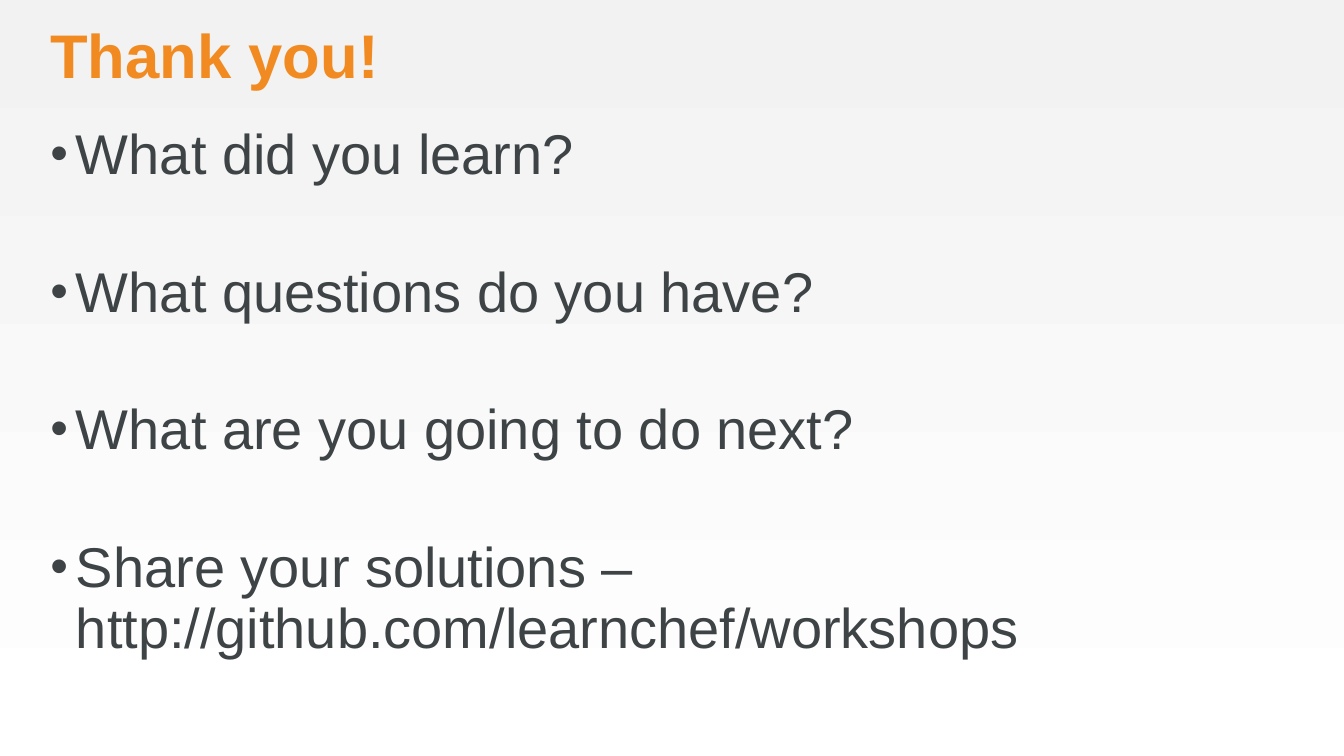
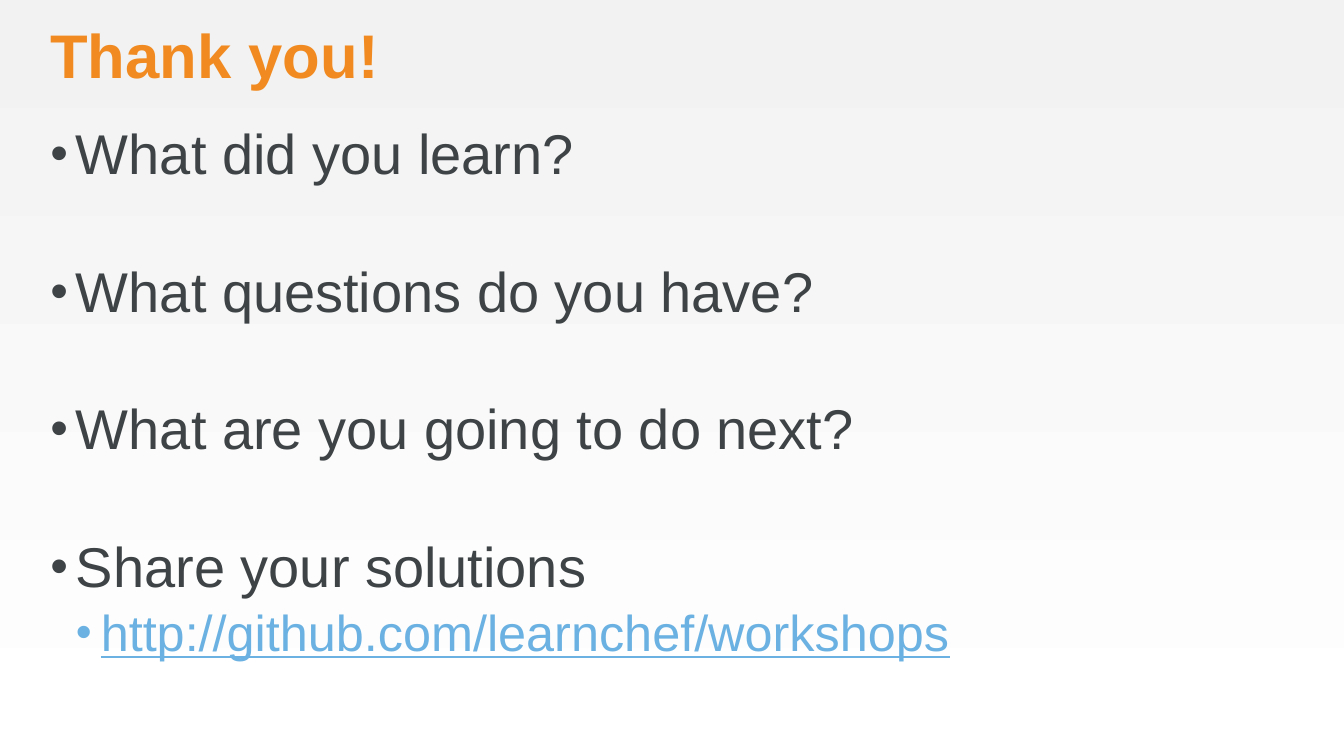
Before and after one commit to chef-training/workshops, a slide deck: slide 44 of Awesome_Appliance_Repair/AwesomeApplicanceRepair.pptx (slide 41 before the commit). Drawn at 1344x756 pixels with LibreOffice and Linux fonts; fonts in the diff are those of the drawing; background and template pictures are left out. Boxes give left, top, right and bottom in pixels: in the first picture for what was removed or moved away, otherwise in the second. Text is boxed around its words. In the diff, an @@ line names an element or a change of style, - is before the commit and + after.

```diff
--- a/Awesome_Appliance_Repair/AwesomeApplicanceRepair.pptx
+++ b/Awesome_Appliance_Repair/AwesomeApplicanceRepair.pptx
@@ text at [76, 546, 949, 661]: text changed; size 40 to 36 pt; text colour #3E4346 to #6BB2E2 @@
-• Share your solutions – http://github.com/learnchef/workshops
+• Share your solutions
+  • http://github.com/learnchef/workshops
```
Also in this commit, not shown: 6 other slides changed, 3 slides added, 1 other file.
